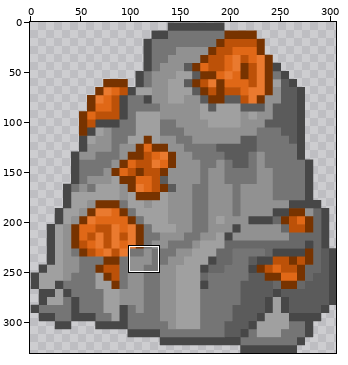
File history of a sprite sheet, src/main/resources/static/sprites/world-objects/rock_copper_ore.png. Above: a wide view before the commit, with the close-up outlined.
Close-up. Earlier state:
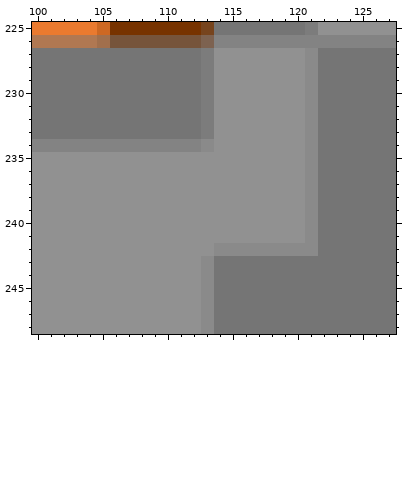
The file is 306x331 pixels. Pixels under 10% opacity are left out. Colours within 5 levels of each other are drawn and written as one. Shown: x 100..127, y 225..248. The commit also changed other parts of the picture, which this record leaves out.
Now the later version:
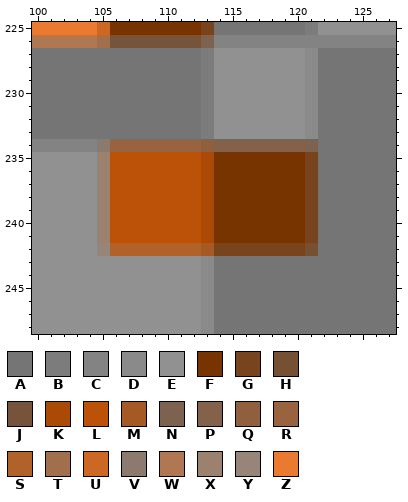
Palette (. is transparent): A #757575  B #7c7c7c  C #838383  D #8a8a8a  E #919191  F #773300  G #77441d  H #765033  J #76543b  K #ab4a06  L #bc5108  M #a55924  N #7d6250  P #846249  Q #905f3e  R #99633f  S #b1612a  T #a16f4c  U #cd6823  V #8b7a6d  W #b07852  X #9c816f  Y #968578  Z #ea7a2f
Diff:
Changed rows in their new state; - is an unchanged pixel.
first column x 105:
234 VRRRRRRRQPPPPPPPN
235 XLLLLLLLKFFFFFFFG
236 XLLLLLLLKFFFFFFFG
237 XLLLLLLLKFFFFFFFG
238 XLLLLLLLKFFFFFFFG
239 XLLLLLLLKFFFFFFFG
240 XLLLLLLLKFFFFFFFG
241 XLLLLLLLKFFFFFFFG
242 YSSSSSSSMGGGGGGGH
Where, in picture pixels (left, top, right, bottom), the same in both close-ups:
changed: (97, 139, 318, 256)
